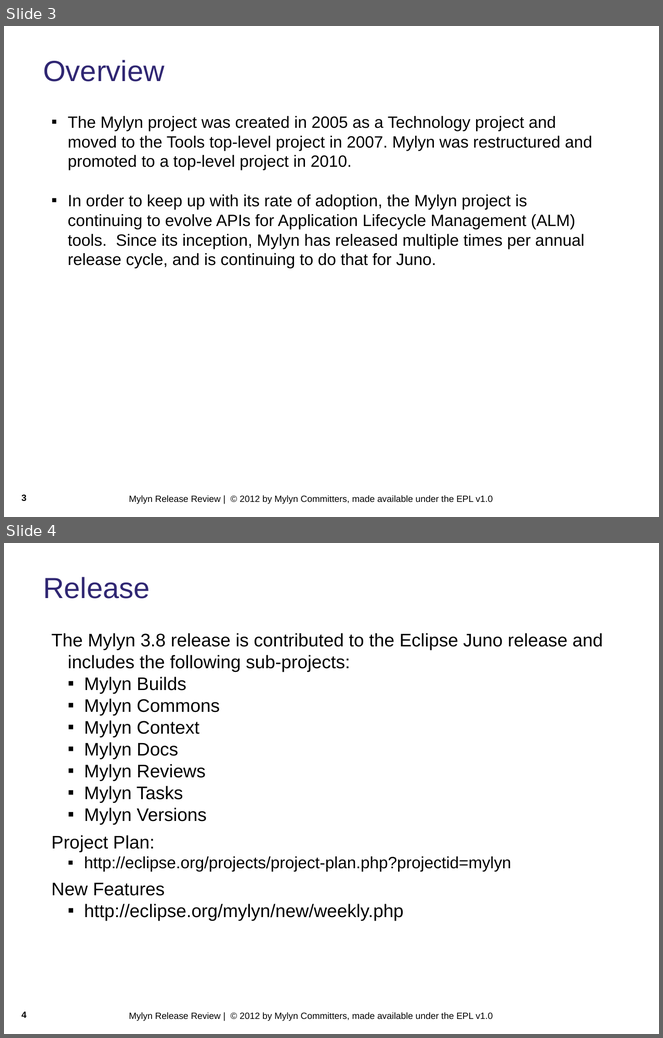
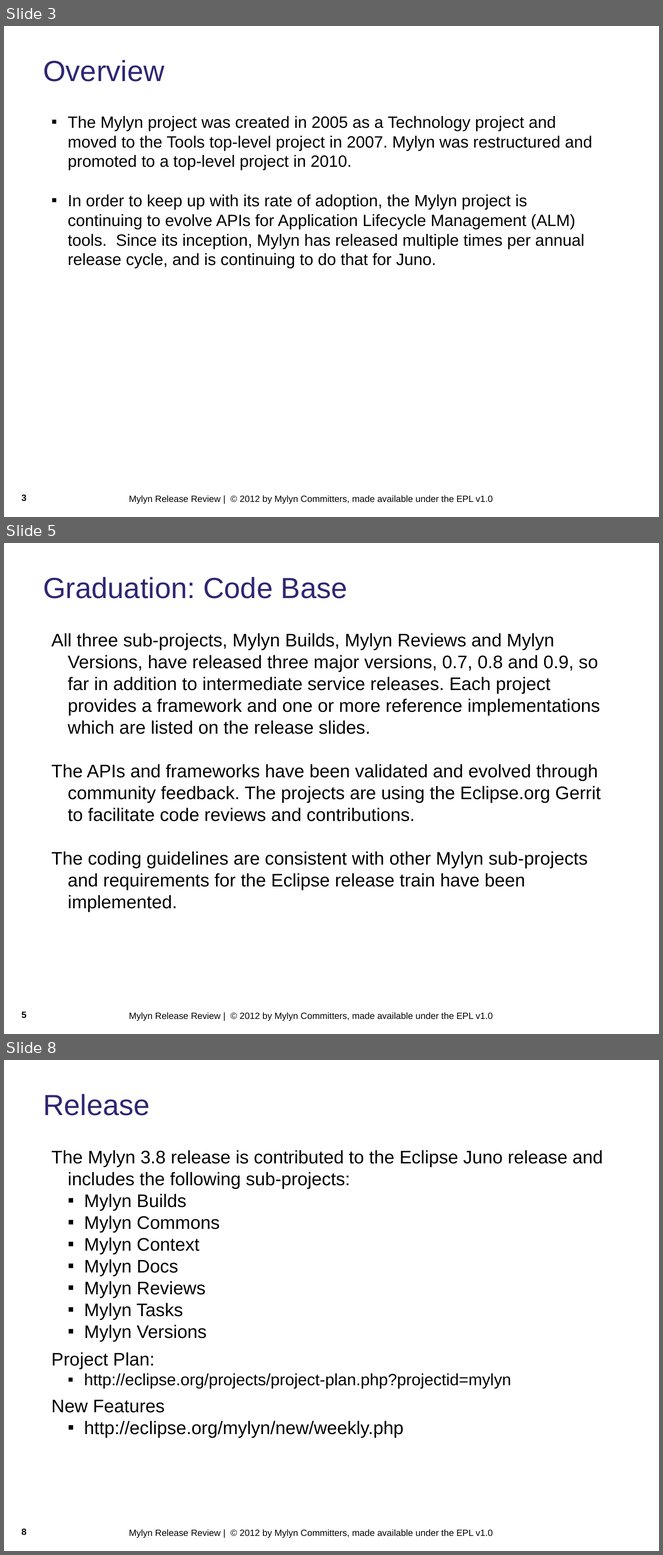
Before and after one commit to eclipse-mylyn/mylyn-website, a slide deck: publications/2012-06-mylyn-3.8-release-review.ppt. Shown one above the other, each under a label of ours: slides 3 and 4 before the commit, slides 3, 5 and 8 after it; the slides between them are not shown. The pictures are 663x1038 and 663x1555 pixels, drawn with LibreOffice and Linux fonts; fonts in the diff are those of the drawing; background and template pictures are left out. Boxes give left, top, right and bottom in pixels: in the first picture for what was removed or moved away, otherwise in the second. Text is boxed around its words. In the diff, an @@ line names an element or a change of style, - is before the commit and + after.

Commit message:
NEW - bug 379866: submit release review slides for Mylyn 3.8 (June 6) https://bugs.eclipse.org/bugs/show_bug.cgi?id=379866

```diff
--- a/publications/2012-06-mylyn-3.8-release-review.ppt
+++ b/publications/2012-06-mylyn-3.8-release-review.ppt
@@ slide 5 added at [4,543,659,1034], background #FFFFFF; not listed: 1 template element that a slide beside it also shows @@
@@ text added at [43,577,348,599], 32 pt, text #2F2672 @@
+Graduation: Code Base
@@ text added at [51,633,601,912], 20 pt, text #000000 @@
+All three sub-projects, Mylyn Builds, Mylyn Reviews and Mylyn Versions, have released three major versions, 0.7, 0.8 and 0.9, so far in addition to intermediate service releases. Each project provides a framework and one or more reference implementations which are listed on the release slides.
+The APIs and frameworks have been validated and evolved through community feedback. The projects are using the Eclipse.org Gerrit to facilitate code reviews and contributions.
+The coding guidelines are consistent with other Mylyn sub-projects and requirements for the Eclipse release train have been implemented.
@@ page number added at [22,1012,27,1018], 10 pt, text #000000, bold @@
+5
@@ what was slide 4 is now slide 8 @@
@@ page number at [22,1529,27,1535]: text changed @@
-4
+8
```
Also in this commit, not shown: 7 slides changed, 1 other slide added.
